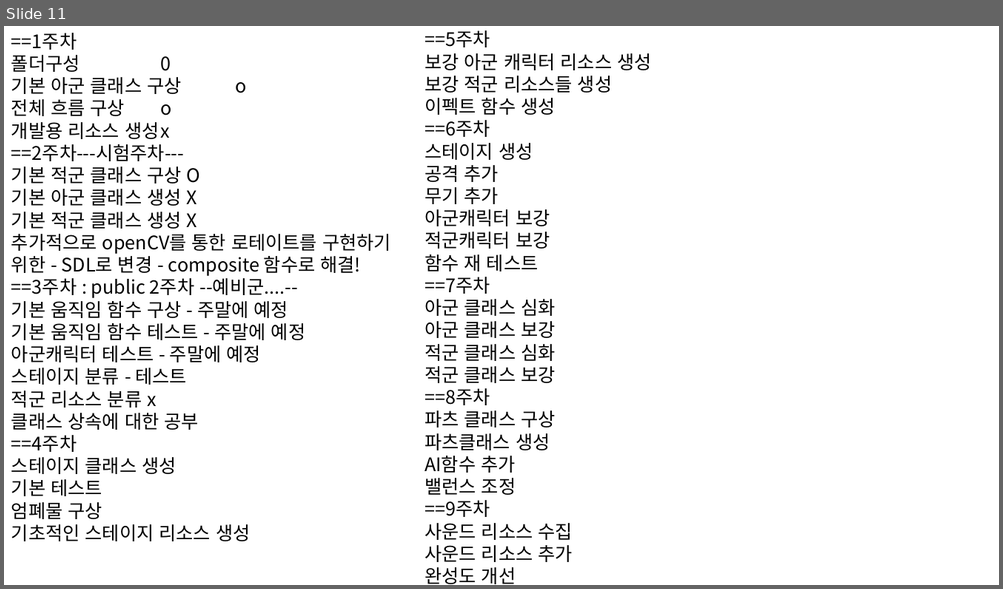
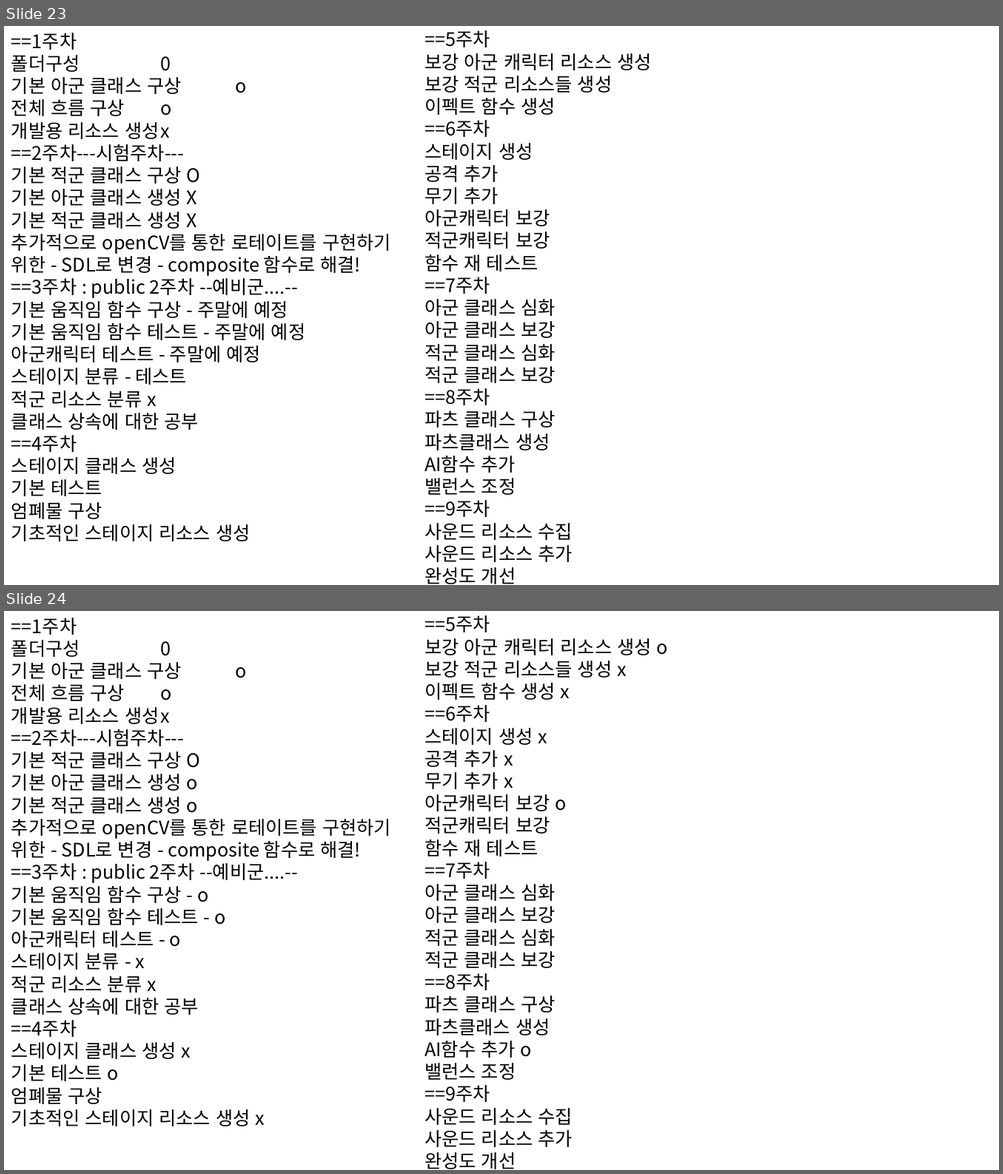
Before and after one commit to andy2276/kim, a slide deck: 2Dproject/20180925_2DprojectPPT_ver6_ppt.pptx. Shown one above the other, each under a label of ours: slide 11 before the commit, slides 23 and 24 after it. The pictures are 1003x589 and 1003x1174 pixels, drawn with LibreOffice and Linux fonts; fonts in the diff are those of the drawing. Boxes give left, top, right and bottom in pixels: in the first picture for what was removed or moved away, otherwise in the second. Text is boxed around its words. In the diff, an @@ line names an element or a change of style, - is before the commit and + after.

```diff
--- a/2Dproject/20180925_2DprojectPPT_ver6_ppt.pptx
+++ b/2Dproject/20180925_2DprojectPPT_ver6_ppt.pptx
@@ slide 24 added at box(4, 611, 999, 1170), background #FFFFFF @@
@@ text added at box(11, 618, 391, 1127), 18 pt, text #000000 @@
+==1주차
+폴더구성 0
+기본 아군 클래스 구상 o
+전체 흐름 구상 o
+개발용 리소스 생성 x
+==2주차---시험주차---
+기본 적군 클래스 구상 O
+기본 아군 클래스 생성 o
+기본 적군 클래스 생성 o
+추가적으로 openCV를 통한 로테이트를 구현하기 위한 - SDL로 변경 - composite 함수로 해결!
+==3주차 : public 2주차 --예비군....--
+기본 움직임 함수 구상 - o
+기본 움직임 함수 테스트 - o
+아군캐릭터 테스트 - o
+스테이지 분류 - x
+적군 리소스 분류 x
+클래스 상속에 대한 공부
+==4주차
+스테이지 클래스 생성 x
+기본 테스트 o
+엄폐물 구상
+기초적인 스테이지 리소스 생성 x
@@ text added at box(424, 615, 668, 1170), 18 pt, text #000000 @@
+==5주차
+보강 아군 캐릭터 리소스 생성 o
+보강 적군 리소스들 생성 x
+이펙트 함수 생성 x
+==6주차
+스테이지 생성 x
+공격 추가 x
+무기 추가 x
+아군캐릭터 보강 o
+적군캐릭터 보강
+함수 재 테스트
+==7주차
+아군 클래스 심화
+아군 클래스 보강
+적군 클래스 심화
+적군 클래스 보강
+==8주차
+파츠 클래스 구상
+파츠클래스 생성
+AI함수 추가 o
+밸런스 조정
+==9주차
+사운드 리소스 수집
+사운드 리소스 추가
+완성도 개선
@@ what was slide 11 is now slide 23 @@
```
Also in this commit, not shown: 12 other slides added, 7 other files.
